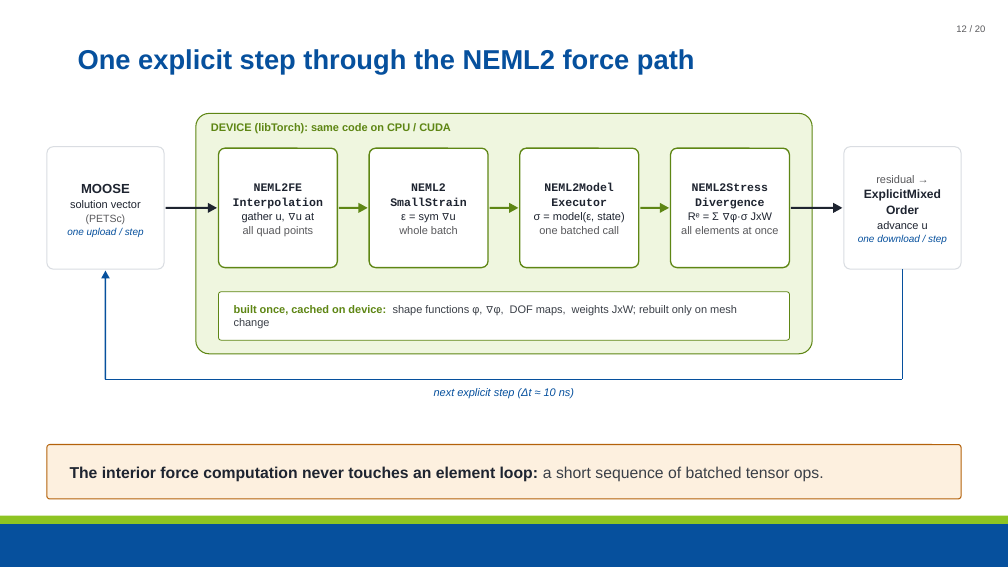
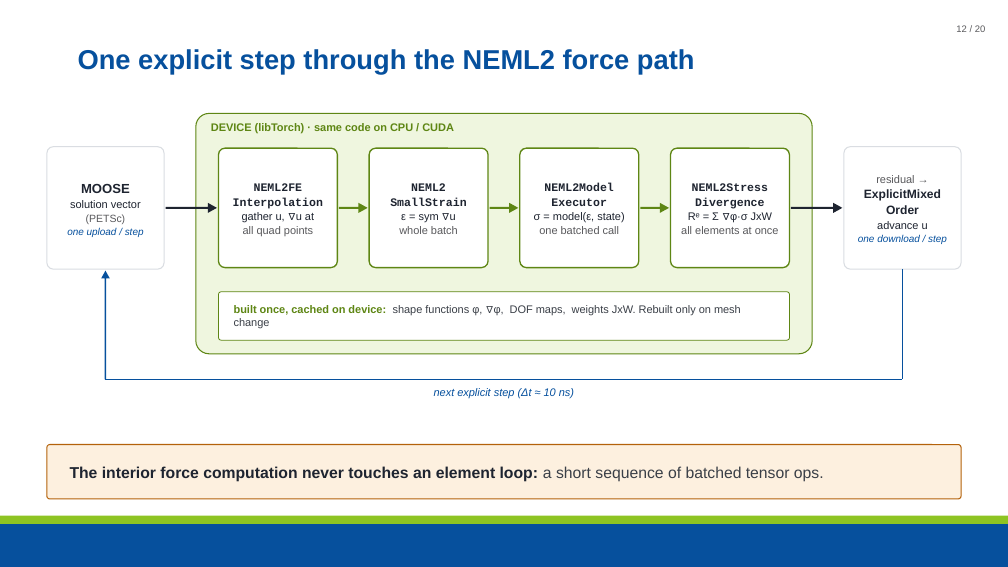
Before and after one commit to maxnezdyur/marlin, a slide deck: slide 12 of examples/impact/slide_assets/WCCM_NEML2_explicit_dynamics_v2.pptx. Drawn at 1008x567 pixels with LibreOffice and Linux fonts; fonts in the diff are those of the drawing; background and template pictures are left out. Boxes give left, top, right and bottom in pixels: in the first picture for what was removed or moved away, otherwise in the second. Text is boxed around its words. In the diff, an @@ line names an element or a change of style, - is before the commit and + after.

```diff
--- a/examples/impact/slide_assets/WCCM_NEML2_explicit_dynamics_v2.pptx
+++ b/examples/impact/slide_assets/WCCM_NEML2_explicit_dynamics_v2.pptx
@@ text at [211, 123, 454, 134]: text changed @@
-DEVICE (libTorch): same code on CPU / CUDA
+DEVICE (libTorch) · same code on CPU / CUDA
@@ text at [234, 305, 741, 329]: text changed @@
-built once, cached on device: shape functions φ, ∇φ, DOF maps, weights JxW; rebuilt only on mesh change
+built once, cached on device: shape functions φ, ∇φ, DOF maps, weights JxW. Rebuilt only on mesh change
```
Also in this commit, not shown: 13 other slides changed, 1 other file.
